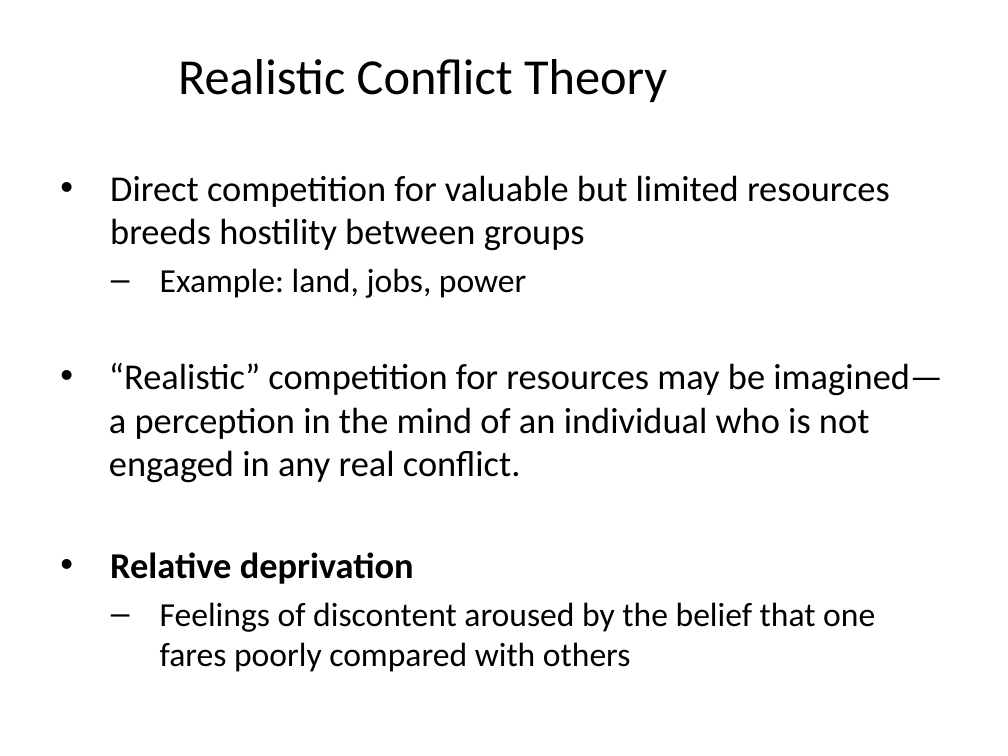
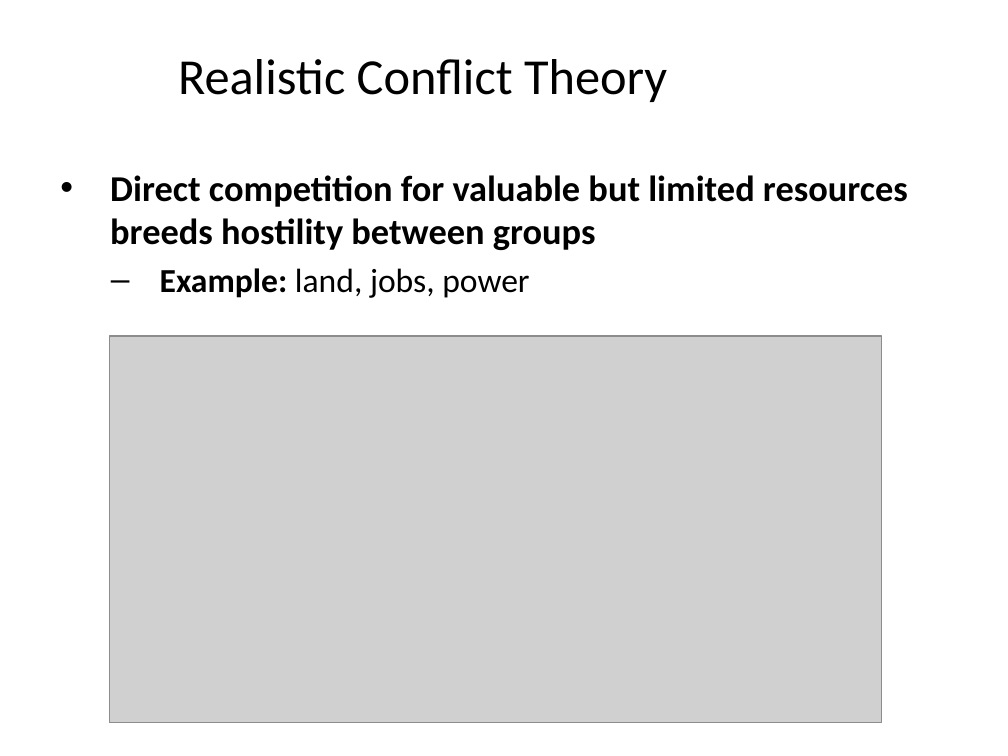
Before and after one commit to npm27/Teaching-Materials, a slide deck: slide 34 of Social Psych/Slides/6 Prejudice and Stereotypes.pptx (slide 36 before the commit). Drawn at 1008x756 pixels with LibreOffice and Linux fonts; fonts in the diff are those of the drawing; grey boxes stand for pictures. Boxes give left, top, right and bottom in pixels: in the first picture for what was removed or moved away, otherwise in the second. Text is boxed around its words. In the diff, an @@ line names an element or a change of style, - is before the commit and + after.

```diff
--- a/Social Psych/Slides/6 Prejudice and Stereotypes.pptx
+++ b/Social Psych/Slides/6 Prejudice and Stereotypes.pptx
@@ text "Direct competition for valuable but ..." at (110,175,908,298): bold on in "Direct competition for valuable but limited resources ...", "Example:" @@
@@ picture added at (109,336,882,722) @@
@@ text at (109,363,943,672): paragraphs removed @@
-  • “Realistic” competition for resources may be imagined—a perception in the mind of an individual who is not engaged in any real conflict.
-• Relative deprivation
-  – Feelings of discontent aroused by the belief that one fares poorly compared with others
```
Also in this commit, not shown: 25 other slides changed, 6 slides added, 12 slides removed, 2 other files.
